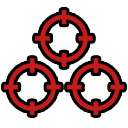
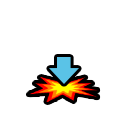
Two versions of the same layered image (128x128). Layer-by-layer changes:
added group "PrecisionStrike" with 12 layers above "BombingRun" over bbox(1, 7, 126, 106)
added group "Group 2" (1st of 2, in "PrecisionStrike") with 3 layers in group "PrecisionStrike" over bbox(27, 51, 101, 84)
added layer "Rectangle 1" (1st of 2, in "PrecisionStrike" › "Group 2") in group "Group 2" over bbox(49, 57, 79, 84)
added group "Group 1" (1st of 2, in "PrecisionStrike") with 7 layers in group "PrecisionStrike" over bbox(1, 7, 126, 106)
added layer "Layer 6 copy 2" (1st of 2, in "PrecisionStrike" › "Group 1") in group "Group 1" over bbox(28, 77, 98, 102)
moved "Group 1" (2nd of 2, in "BombingRun") into group "BombingRun" over bbox(1, 7, 126, 118)
removed layer "Layer 2 copy 3" from group "Group 1" over bbox(4, 58, 61, 115)
removed layer "Layer 2 copy 2" from group "Group 1" over bbox(67, 58, 124, 115)
removed layer "Layer 2 copy" from group "Group 1" over bbox(35, 10, 93, 67)
